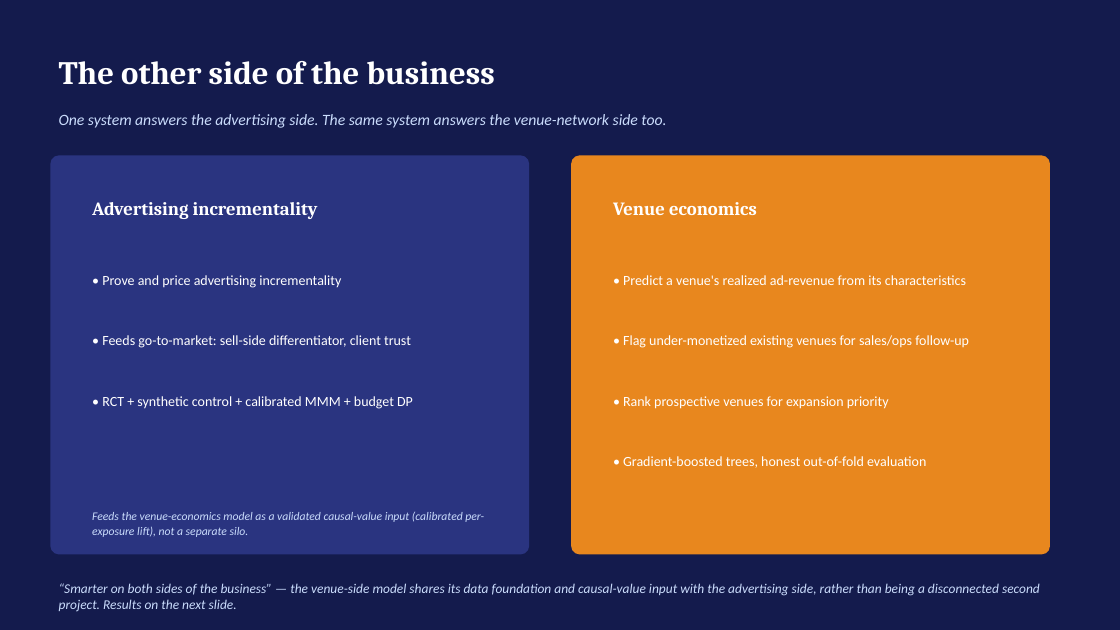
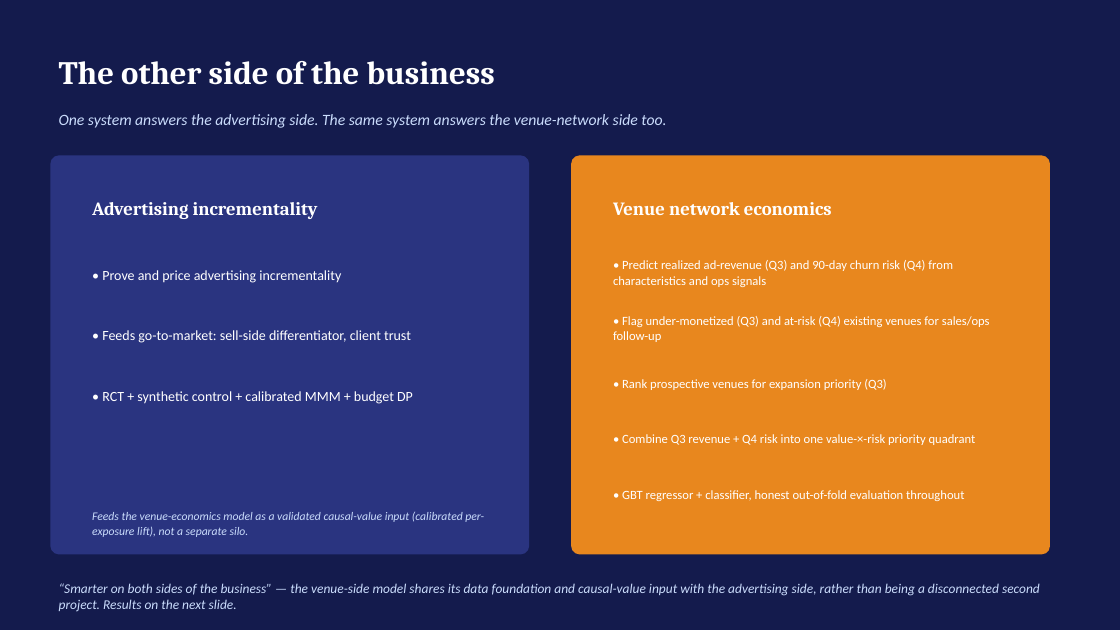
Before and after one commit to crystal1361/atmosphere-dooh-measurement, a slide deck: slide 10 of deck/AtmosphereTV_DOOH_Measurement.pptx (slide 9 before the commit). Drawn at 1120x630 pixels with LibreOffice and Linux fonts; fonts in the diff are those of the drawing. Boxes give left, top, right and bottom in pixels: in the first picture for what was removed or moved away, otherwise in the second. Text is boxed around its words. In the diff, an @@ line names an element or a change of style, - is before the commit and + after.

```diff
--- a/deck/AtmosphereTV_DOOH_Measurement.pptx
+++ b/deck/AtmosphereTV_DOOH_Measurement.pptx
@@ text at (613, 202, 832, 215): text changed @@
-Venue economics
+Venue network economics
@@ text at (613, 260, 953, 287): text changed; size 12 to 10.8 pt @@
-• Predict a venue's realized ad-revenue from its characteristics
+• Predict realized ad-revenue (Q3) and 90-day churn risk (Q4) from characteristics and ops signals
@@ text at (613, 316, 990, 342): text changed; size 12 to 10.8 pt @@
-• Flag under-monetized existing venues for sales/ops follow-up
+• Flag under-monetized (Q3) and at-risk (Q4) existing venues for sales/ops follow-up
@@ line spacing 15pt to 13.5pt in 3 elements at (102, 270, 341, 283), (102, 330, 411, 343), (102, 391, 413, 404) @@
@@ text at (622, 379, 886, 390): text changed; size 12 to 10.8 pt @@
-• Rank prospective venues for expansion priority
+• Rank prospective venues for expansion priority (Q3)
@@ text added at (622, 434, 976, 445), 10.8 pt, text #FFFFFF @@
+• Combine Q3 revenue + Q4 risk into one value-×-risk priority quadrant
@@ text at (622, 490, 964, 501): text changed; size 12 to 10.8 pt @@
-• Gradient-boosted trees, honest out-of-fold evaluation
+• GBT regressor + classifier, honest out-of-fold evaluation throughout
```
Also in this commit, not shown: 9 other slides changed, 2 slides added, 1 slide removed, 3 other files.
